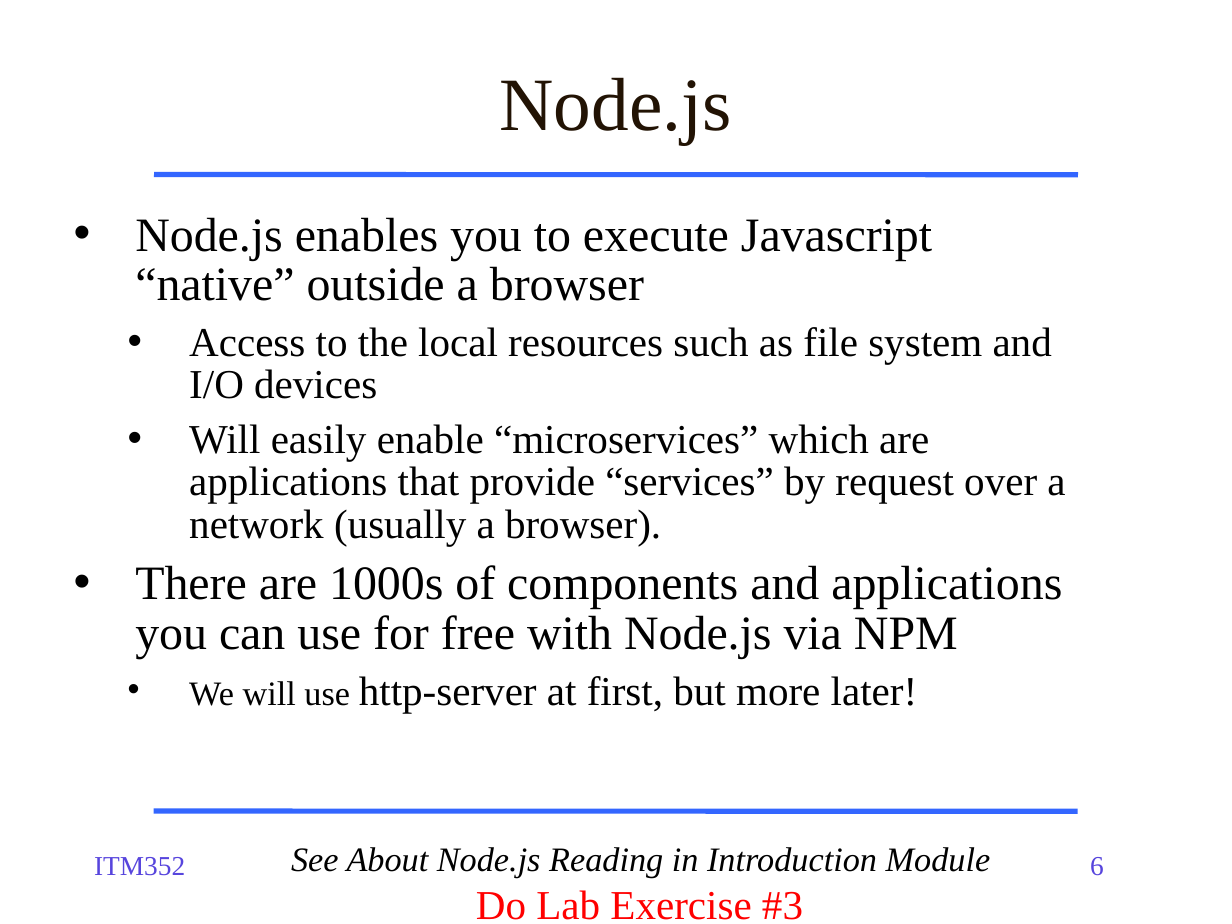
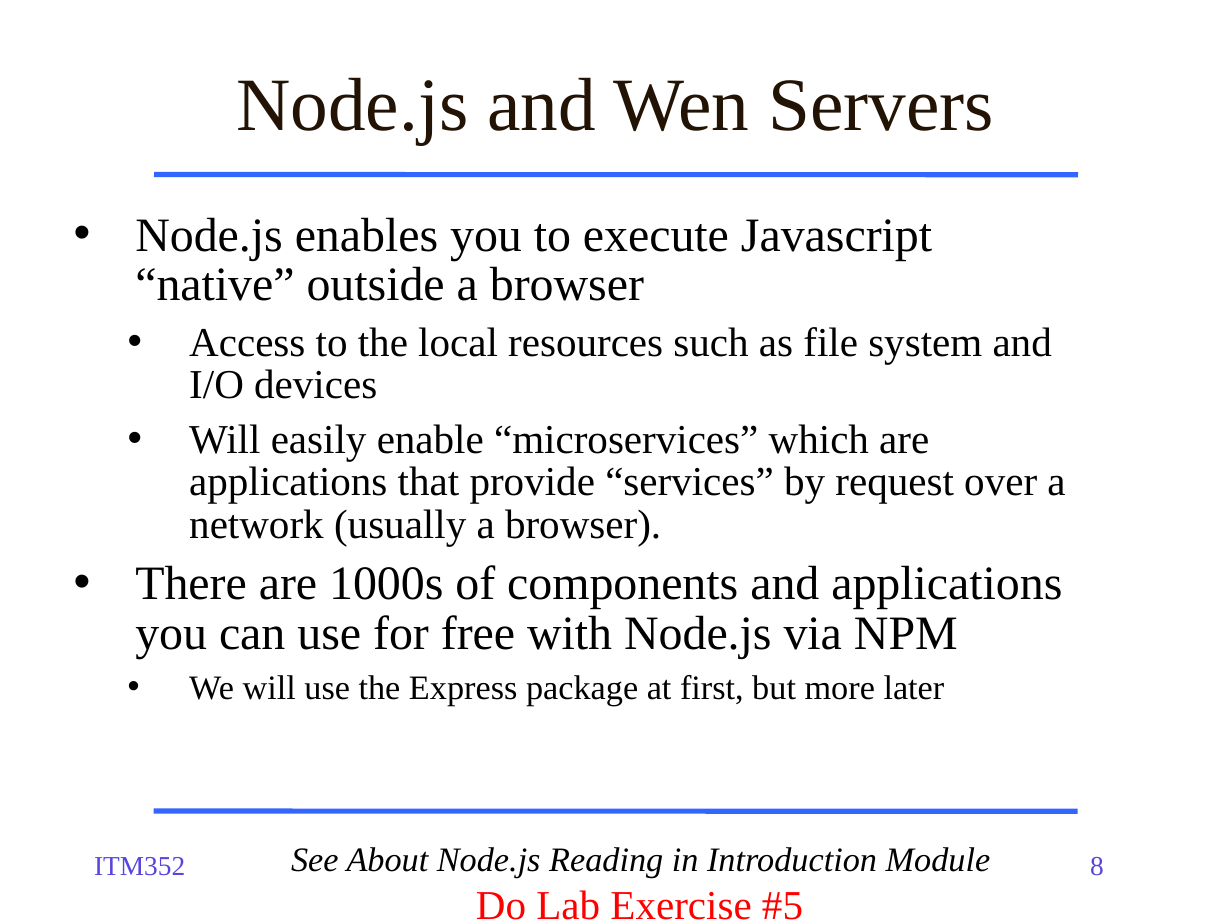
Before and after one commit to dport96/ITM352, a slide deck: slide 8 of morea/020.WADT/ITM352_WADT.pptx (slide 6 before the commit). Drawn at 1232x924 pixels with LibreOffice and Linux fonts; fonts in the diff are those of the drawing. Boxes give left, top, right and bottom in pixels: in the first picture for what was removed or moved away, otherwise in the second. Text is boxed around its words. In the diff, an @@ line names an element or a change of style, - is before the commit and + after.

```diff
--- a/morea/020.WADT/ITM352_WADT.pptx
+++ b/morea/020.WADT/ITM352_WADT.pptx
@@ title at box(236, 77, 994, 145): text changed @@
-Node.js
+Node.js and Wen Servers
@@ text at box(189, 675, 945, 706): text changed; size 24 to 20 pt @@
-  • We will use http-server at first, but more later!
+  • We will use the Express package at first, but more later
@@ page number at box(1090, 857, 1104, 876): text changed @@
-6
+8
@@ text at box(476, 890, 803, 920): text changed @@
-Do Lab Exercise #3
+Do Lab Exercise #5
```
Also in this commit, not shown: 1 other slide changed, 2 slides added, 1 other file.
